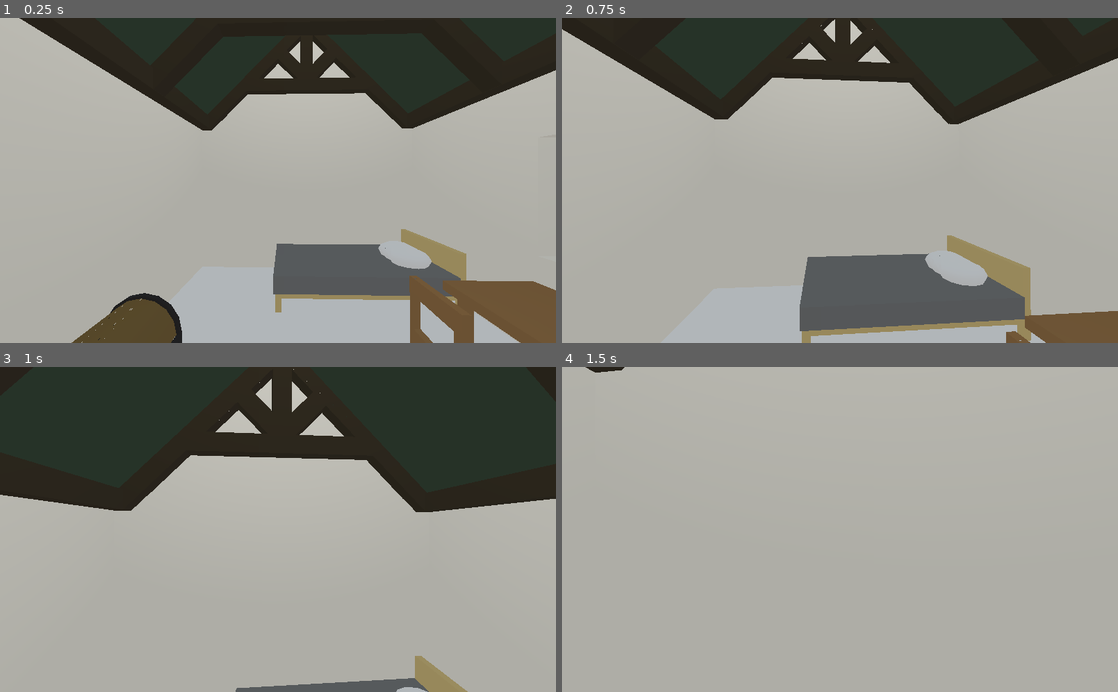
Above: before the commit, frames 1-4 (two rows, left to right).
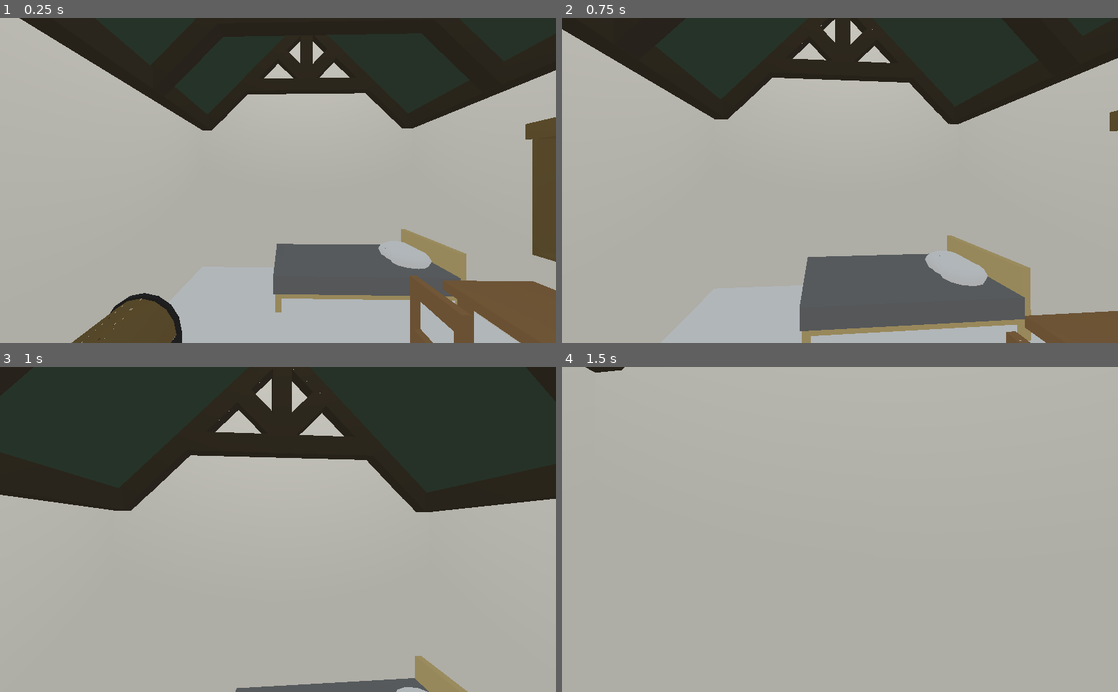
Above: after the commit, the same moments.

Repository: glang/Dungeon-City
Game: Godot game, scene res://City.tscn
Same seed, same stepped clock (60 frames per second), same inputs: the game is played once before the commit and once after it.
Inputs (mouse positions are in pixels of both pictures, inside the frame that each line leads up to):
- Up to frame 1 (0.25 s): no input
- Up to frame 2 (0.75 s): tap Enter at 0.5 s; move the mouse to (867, 180) at 0.52 s; press the mouse at (867, 180) at 0.53 s; hold W (move_forward) from 0.53 s (still down)
- Up to frame 3 (1 s): keep holding W (move_forward); tap Space (jump) at 0.77 s
- Up to frame 4 (1.5 s): keep holding W (move_forward); move the mouse to (812, 529) at 1.27 s; release the mouse at (812, 529) at 1.28 s; click (812, 529) at 1.35 s

The runs differ from the first frame. In frame 1, 1.9% of the frame differs, in the area x 94-100%, y 30-75%; in frame 2, less than 0.1%; in frame 3, nothing differs; in frame 4, nothing differs.

Commit message:
added desk window frame

Diff:
--- a/City.tscn
+++ b/City.tscn
@@ -476,20 +476,54 @@
 depth = 0.03
 
 [node name="Outer top" type="CSGBox" parent="Front window"]
-transform = Transform( -1.62921e-07, 0, 1, 0, 1, 0, -1, 0, -1.62921e-07, -0.0508871, 0.531869, -0.0646239 )
+transform = Transform( -1.62921e-07, 0, 1, 0, 1, 0, -1, 0, -1.62921e-07, -0.143886, 0.531869, -0.0646239 )
 width = 0.746199
 height = 0.0940728
-depth = 0.1
+depth = 0.281493
 
 [node name="Outer bottom" type="CSGBox" parent="Front window"]
-transform = Transform( -1.62921e-07, 0, 1, 0, 1, 0, -1, 0, -1.62921e-07, 0.0139472, -0.415721, -0.0646239 )
+transform = Transform( -1.62921e-07, 0, 1, 0, 1, 0, -1, 0, -1.62921e-07, -0.0776863, -0.415721, -0.0646239 )
 width = 0.746199
 height = 0.034987
-depth = 0.1
-
-[node name="Desk window bars" type="CSGCombiner" parent="."]
-transform = Transform( 1, 0, 0, 0, 1, 0, 0, 0, 1, -0.0809794, 1.30367, -3.22272 )
-
-[node name="CSGCylinder4" type="CSGCylinder" parent="Desk window bars"]
-transform = Transform( 1, 0, 0, 0, 1, 0, 0, 0, 1, 0.20864, 1.15059, -3.19547 )
-radius = 0.01
+depth = 0.290731
+
+[node name="Desk window" type="Spatial" parent="."]
+transform = Transform( 1, 0, 0, 0, 1, 0, 0, 0, 1, 0, 0, 0.0351571 )
+
+[node name="Frame" type="CSGCombiner" parent="Desk window"]
+
+[node name="Frame outer" type="CSGBox" parent="Desk window/Frame"]
+transform = Transform( -1, 0, -3.25841e-07, 0, 1, 0, 3.25841e-07, 0, -1, -0.0386465, 1.35014, -3.2405 )
+width = 1.48596
+height = 0.992487
+depth = 0.25
+material = ExtResource( 13 )
+
+[node name="Frame sub" type="CSGBox" parent="Desk window/Frame"]
+transform = Transform( -0.95, 0, -4.28356e-07, 0, 0.95, 0, 3.69944e-07, 0, -1.1, -0.0386465, 1.35014, -3.2405 )
+operation = 2
+width = 1.48596
+height = 0.992487
+depth = 0.25
+material = ExtResource( 13 )
+
+[node name="Outer top" type="CSGBox" parent="Desk window"]
+transform = Transform( -1, 0, -3.25841e-07, 0, 1, 0, 3.25841e-07, 0, -1, -0.0386465, 1.89829, -3.2405 )
+width = 1.60365
+height = 0.130894
+depth = 0.25
+material = ExtResource( 13 )
+
+[node name="Outer bottom" type="CSGBox" parent="Desk window"]
+transform = Transform( -1, 0, -3.25841e-07, 0, 1, 0, 3.25841e-07, 0, -1, -0.0386465, 0.863676, -3.37475 )
+width = 1.60365
+height = 0.026
+depth = 0.25
+material = ExtResource( 13 )
+
+[node name="divider" type="CSGBox" parent="Desk window"]
+transform = Transform( -1, 0, -3.25841e-07, 0, 1, 0, 3.25841e-07, 0, -1, -0.0418811, 1.35014, -3.2405 )
+width = 0.03
+height = 0.992487
+depth = 0.03
+material = ExtResource( 13 )
